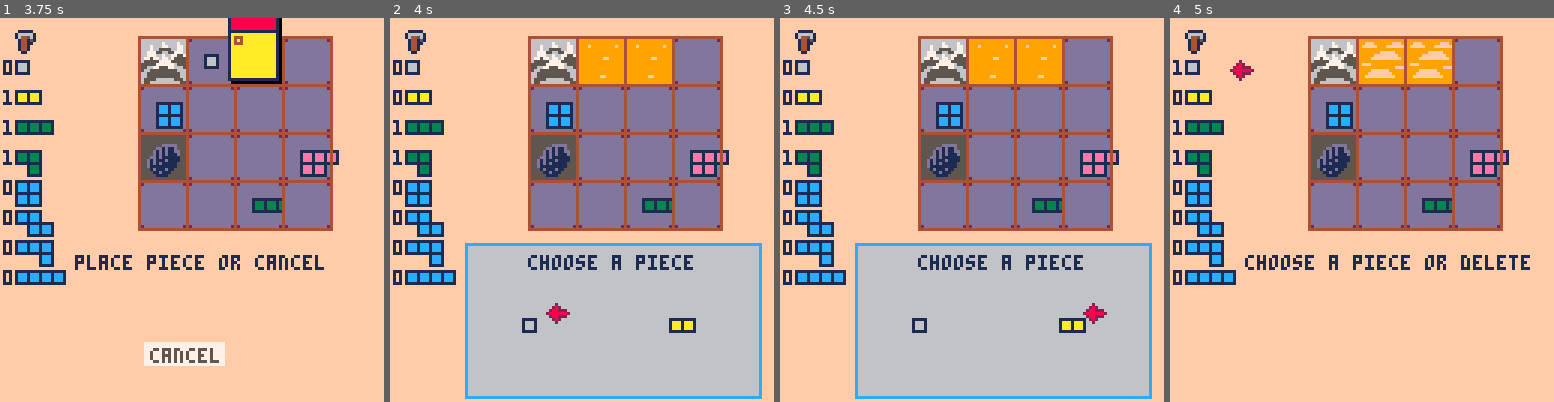
Above: before the commit, frames 1-4 (left to right).
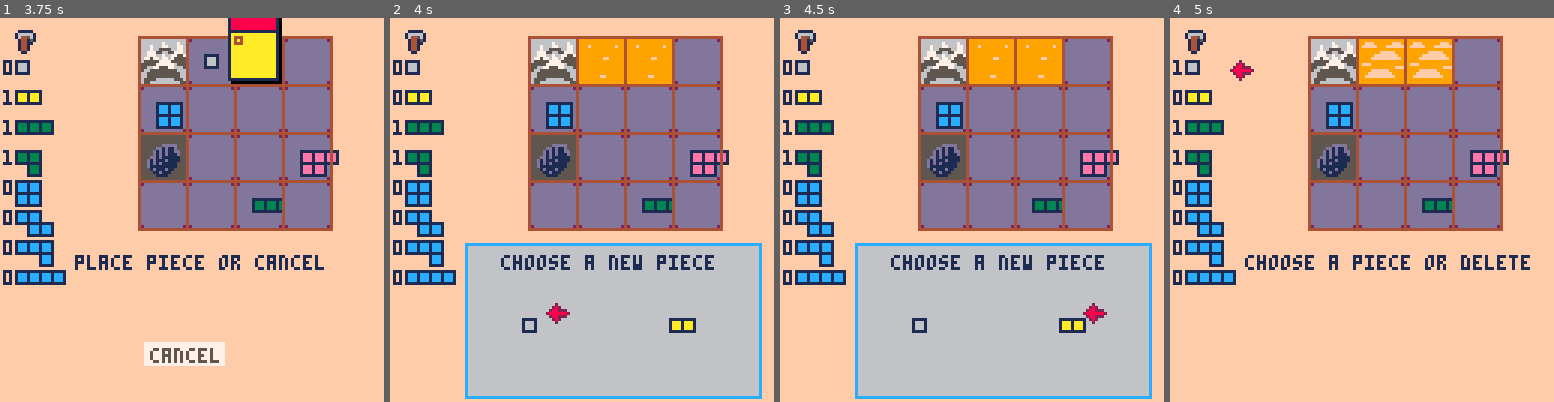
Above: after the commit, the same moments.

Repository: m-r-hunt/Pico-8-Carts
Game: PICO-8 cartridge planet_grid.p8
The game is run twice, just before and just after one commit, with the same random seed, the same clock (stepped at 60 frames per second) and the same inputs.
Inputs:
- Up to frame 1 (3.75 s): tap O (Z key) at 0.33, 0.7, 1.43, 2.22, 3.1 s; tap X (X key) at 1.07, 2.07, 2.4, 2.73, 3.07, 3.4, 3.73 s; hold Left 1.97-2.37 s; hold Down 2.42-2.82 s; hold Right 2.87-3.53 s; hold Up from 3.58 s (still down)
- Up to frame 2 (4 s): keep holding Up; tap O (Z key) at 3.98 s
- Up to frame 3 (4.5 s): tap X (X key) at 4.07, 4.4 s; release Up at 4.08 s; hold Right from 4.13 s (still down)
- Up to frame 4 (5 s): release Right at 4.53 s; hold Down from 4.58 s (still down); tap X (X key) at 4.73 s; tap O (Z key) at 4.87 s

Frame 1 is identical in both runs. In frame 2, 1.2% of the frame differs, in the area x 28-85%, y 61-66%; in frame 3, 1.2%; in frame 4, nothing differs.

Commit message:
Tweak choose piece message

Diff:
--- a/planet_grid.p8
+++ b/planet_grid.p8
@@ -544,11 +544,11 @@
 			end
 		end
 	end
-	local str="choose a piece"
-	local sx=21
+	local str="choose a new piece"
+	local sx=12
 	if #choices>1 then
 		str=str.."("..choicen.."/"..#choices..")"
-		sx=12
+		sx=4
 	end
 	print(str,choicebox.x+sx,choicebox.y+4)
 end
